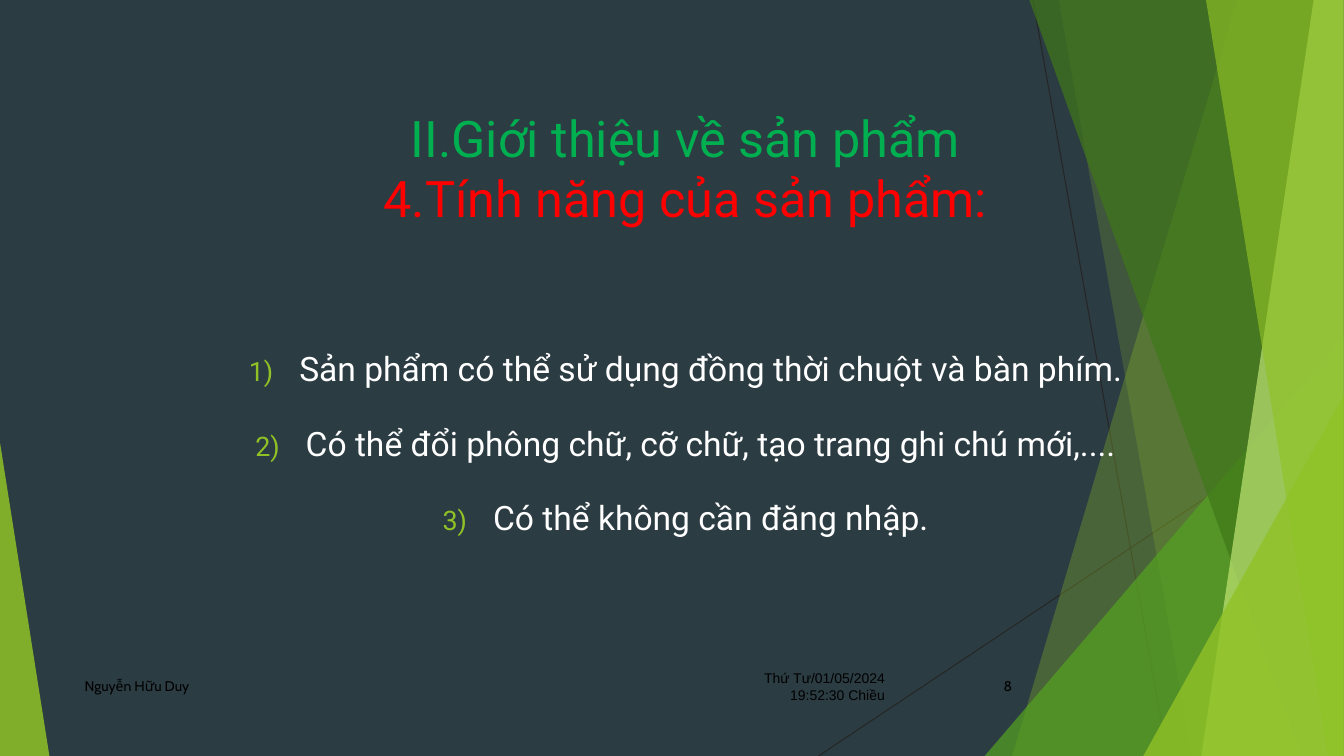
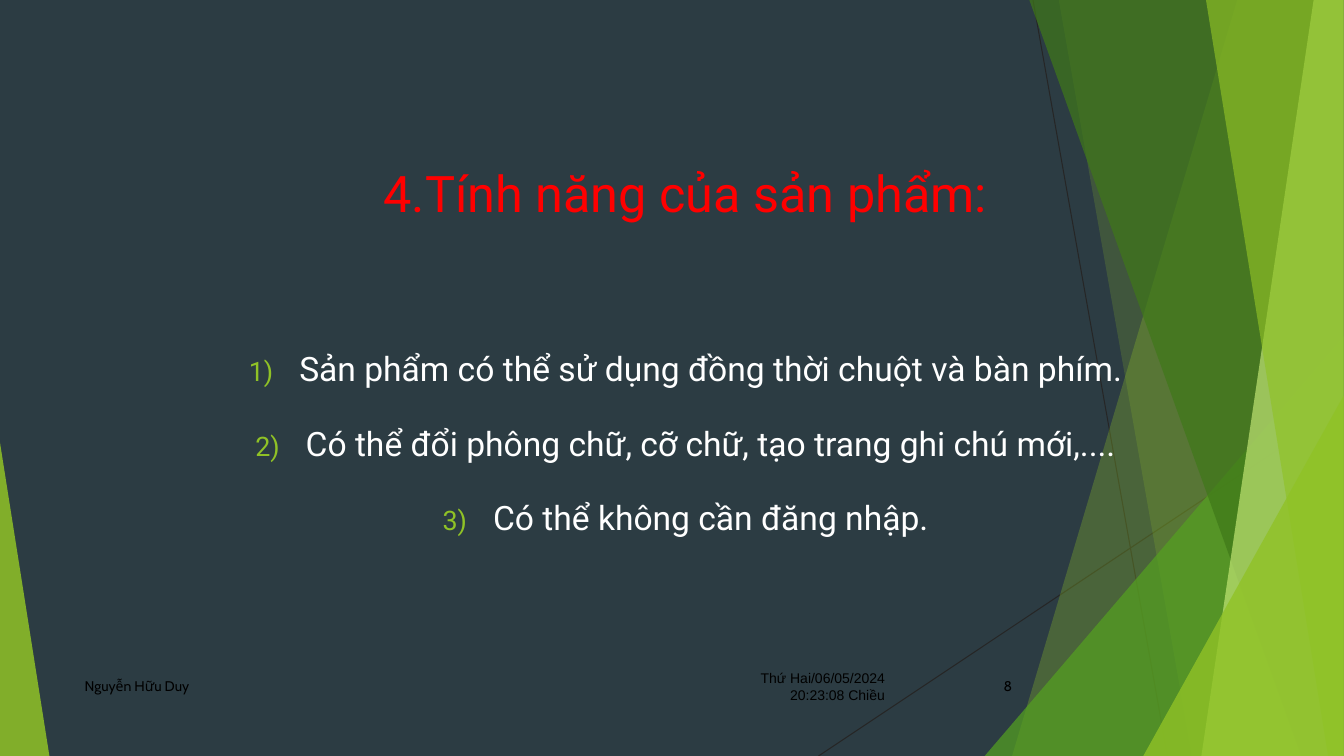
Before and after one commit to GreenSystemDuy08/TL-C4K-PTI01, a slide deck: slide 8 of PTI/SPCK/Thuyết trình.pptx. Drawn at 1344x756 pixels with LibreOffice and Linux fonts; fonts in the diff are those of the drawing. Boxes give left, top, right and bottom in pixels: in the first picture for what was removed or moved away, otherwise in the second. Text is boxed around its words. In the diff, an @@ line names an element or a change of style, - is before the commit and + after.

```diff
--- a/PTI/SPCK/Thuyết trình.pptx
+++ b/PTI/SPCK/Thuyết trình.pptx
@@ title at (384,169,987,223): text changed; text colour #00B050 to #FF0000 @@
-II.Giới thiệu về sản phẩm
-4.Tính năng của sản phẩm:
+4.Tính năng của sản phẩm:
@@ text at (761,673,885,700): text changed @@
-Thứ Tư/01/05/2024 19:52:30 Chiều
+Thứ Hai/06/05/2024 20:23:08 Chiều
```
Also in this commit, not shown: 10 other slides changed, 13 other files.
